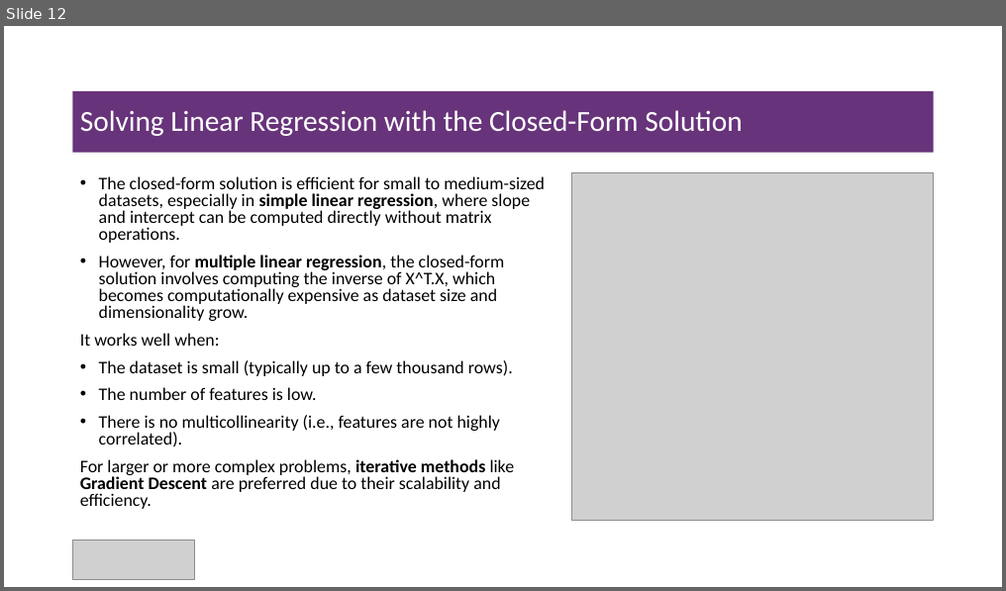
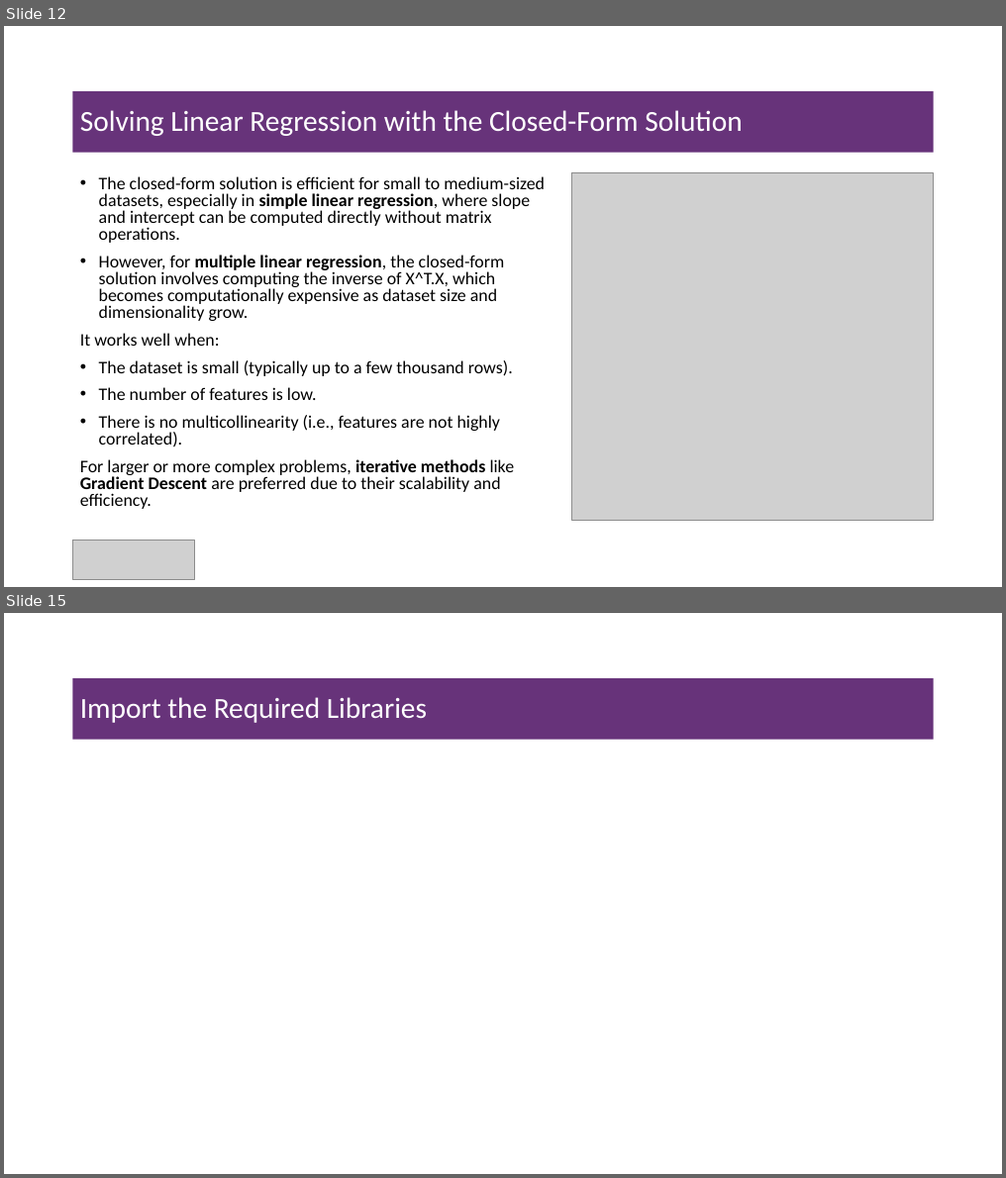
Before and after one commit to msfasha/307304-Data-Mining, a slide deck: 20243/Part 2-Regression/simple linear regression slides.pptx. Shown one above the other, each under a label of ours: slide 12 before the commit, slides 12 and 15 after it; the slides between them are not shown. The pictures are 1006x591 and 1006x1178 pixels, drawn with LibreOffice and Linux fonts; fonts in the diff are those of the drawing; grey boxes stand for pictures; background and template pictures are left out. Boxes give left, top, right and bottom in pixels: in the first picture for what was removed or moved away, otherwise in the second. Text is boxed around its words. In the diff, an @@ line names an element or a change of style, - is before the commit and + after.

```diff
--- a/20243/Part 2-Regression/simple linear regression slides.pptx
+++ b/20243/Part 2-Regression/simple linear regression slides.pptx
@@ slide 15 added at bbox=[4, 613, 1002, 1174], background #FFFFFF @@
@@ title added at bbox=[73, 678, 934, 740], fill #67337A, 28 pt, text #FFFFFF @@
+Import the Required Libraries
```
Also in this commit, not shown: 1 slide changed, 1 other slide added, 2 slides removed, 29 other files.
